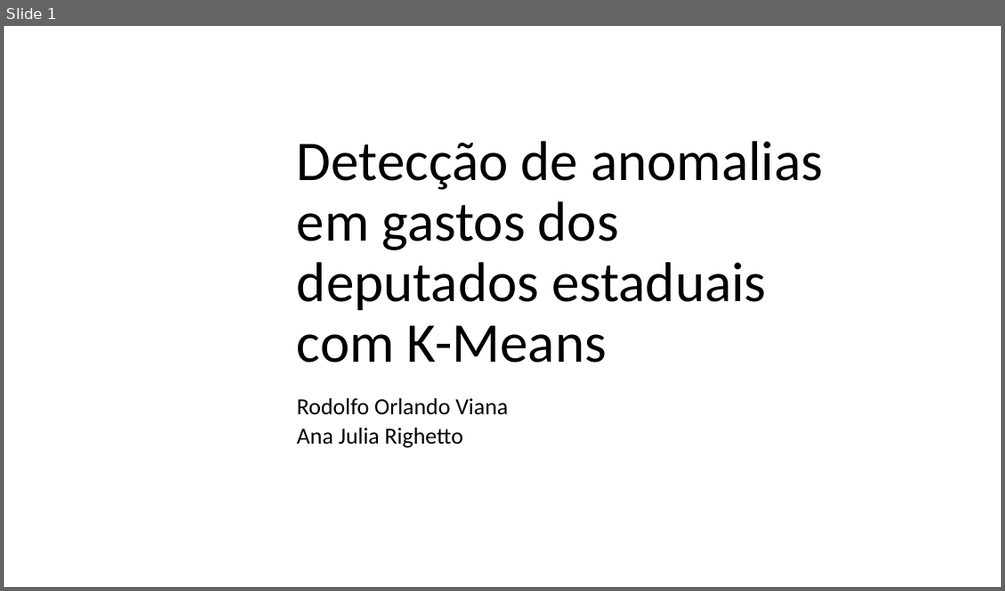
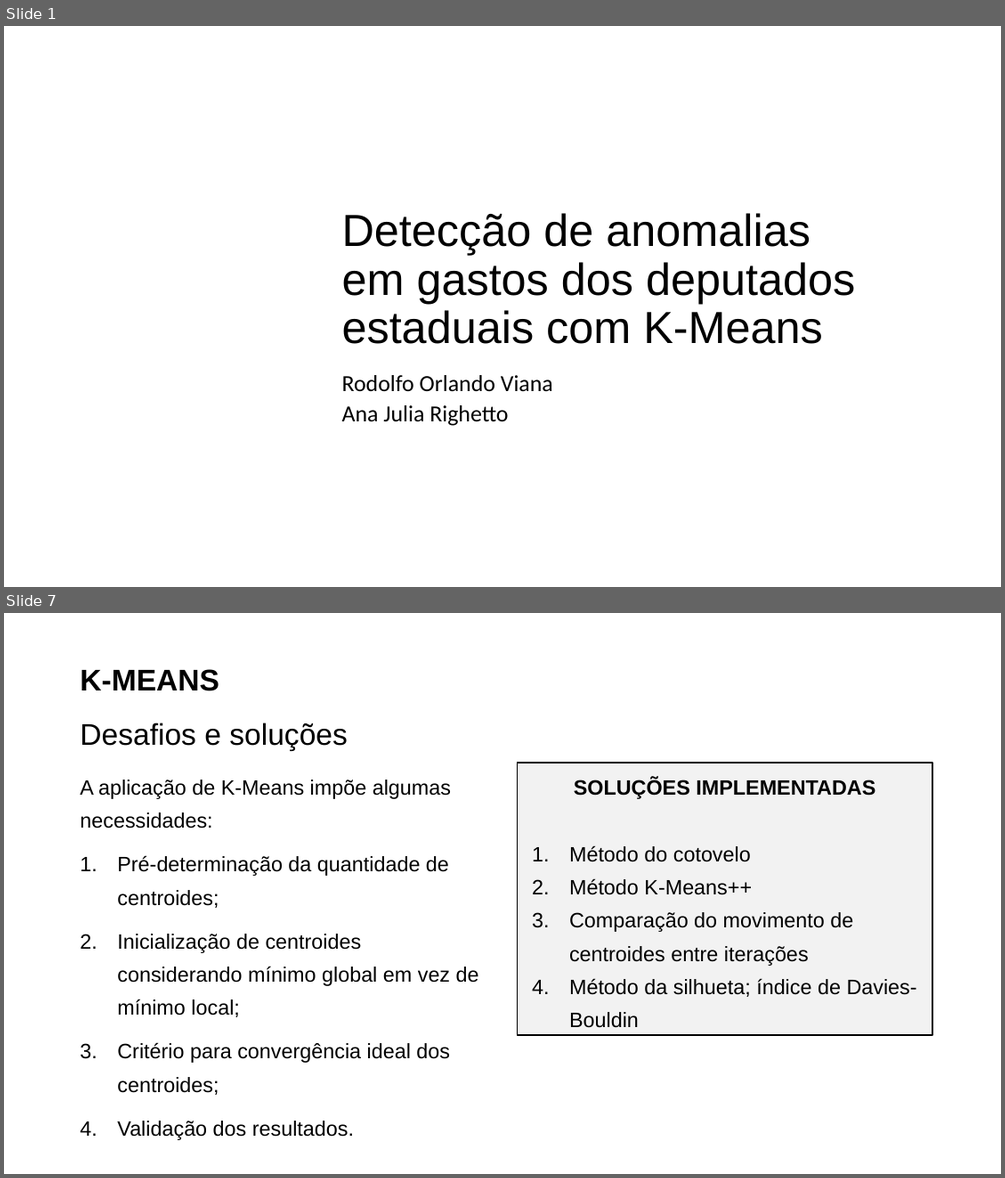
Before and after one commit to rodolfo-viana/mba_esalq, a slide deck: prd/WIP_apresentacao.pptx. Shown one above the other, each under a label of ours: slide 1 before the commit, slides 1 and 7 after it; the slides between them are not shown. The pictures are 1005x591 and 1005x1178 pixels, drawn with LibreOffice and Linux fonts; fonts in the diff are those of the drawing; background and template pictures are left out. Boxes give left, top, right and bottom in pixels: in the first picture for what was removed or moved away, otherwise in the second. Text is boxed around its words. In the diff, an @@ line names an element or a change of style, - is before the commit and + after.

```diff
--- a/prd/WIP_apresentacao.pptx
+++ b/prd/WIP_apresentacao.pptx
@@ slide 7 added at (4, 613, 1001, 1174), background picture (left out) @@
@@ title added at (80, 669, 348, 750), 28.8 pt, text #000000 @@
+K-MEANS
+Desafios e soluções
@@ rectangle added at (517, 763, 932, 1035), fill #F2F2F2, outline #000000 1.5 pt, 20 pt, text #000000 @@
+SOLUÇÕES IMPLEMENTADAS
+1. Método do cotovelo
+2. Método K-Means++
+3. Comparação do movimento de centroides entre iterações
+4. Método da silhueta; índice de Davies-Bouldin
@@ text added at (80, 779, 479, 1140), 20 pt, text #000000 @@
+A aplicação de K-Means impõe algumas necessidades:
+1. Pré-determinação da quantidade de centroides;
+2. Inicialização de centroides considerando mínimo global em vez de mínimo local;
+3. Critério para convergência ideal dos centroides;
+4. Validação dos resultados.
@@ slide 1 changed as well @@
@@ title "Detecção de anomalias em gastos ...": place and size @@
-title "Detecção de anomalias em gastos ..." at (297, 141, 823, 362)
+title "Detecção de anomalias em gastos ..." at (342, 213, 855, 344)
@@ title "Detecção de anomalias em gastos ..." at (342, 213, 855, 344): size 54 to 43.2 pt, font Calibri to Arial; vertical alignment bottom to middle @@
@@ subtitle "Rodolfo Orlando Viana": place and size @@
-subtitle "Rodolfo Orlando Viana" at (297, 398, 508, 448)
+subtitle "Rodolfo Orlando Viana" at (342, 375, 553, 426)
@@ subtitle "Rodolfo Orlando Viana" at (342, 375, 553, 426): vertical alignment top to bottom @@
```
Also in this commit, not shown: 6 other slides added, 1 slide removed, 3 other files.
